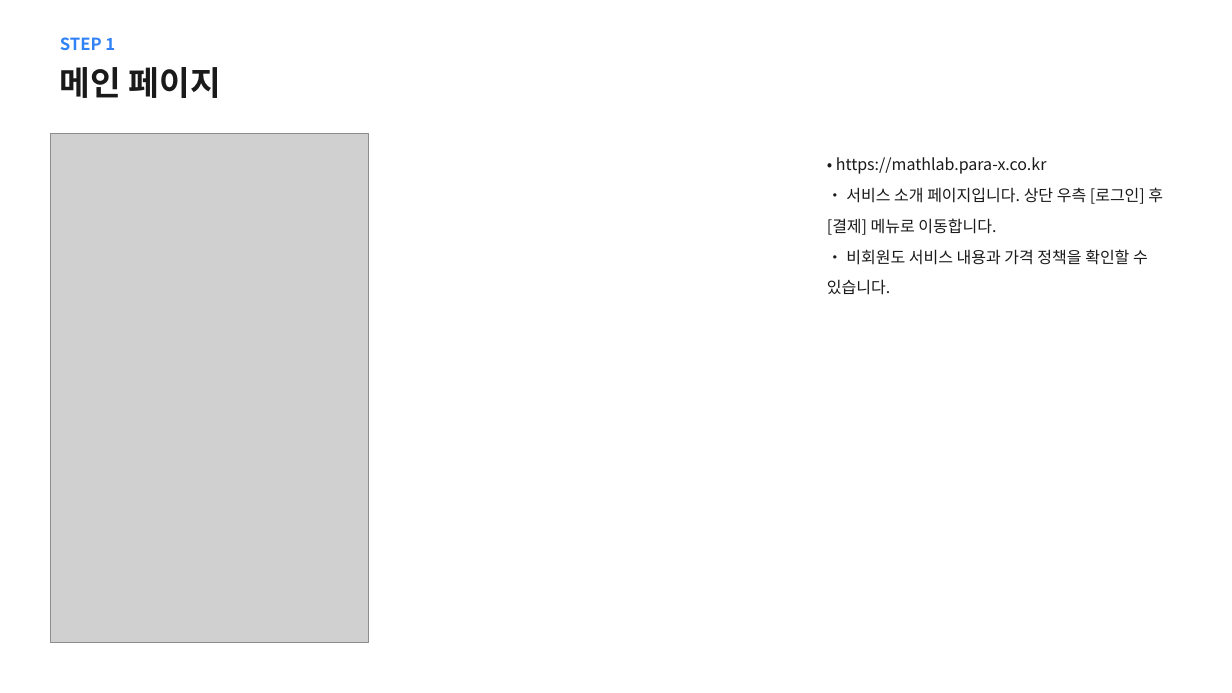
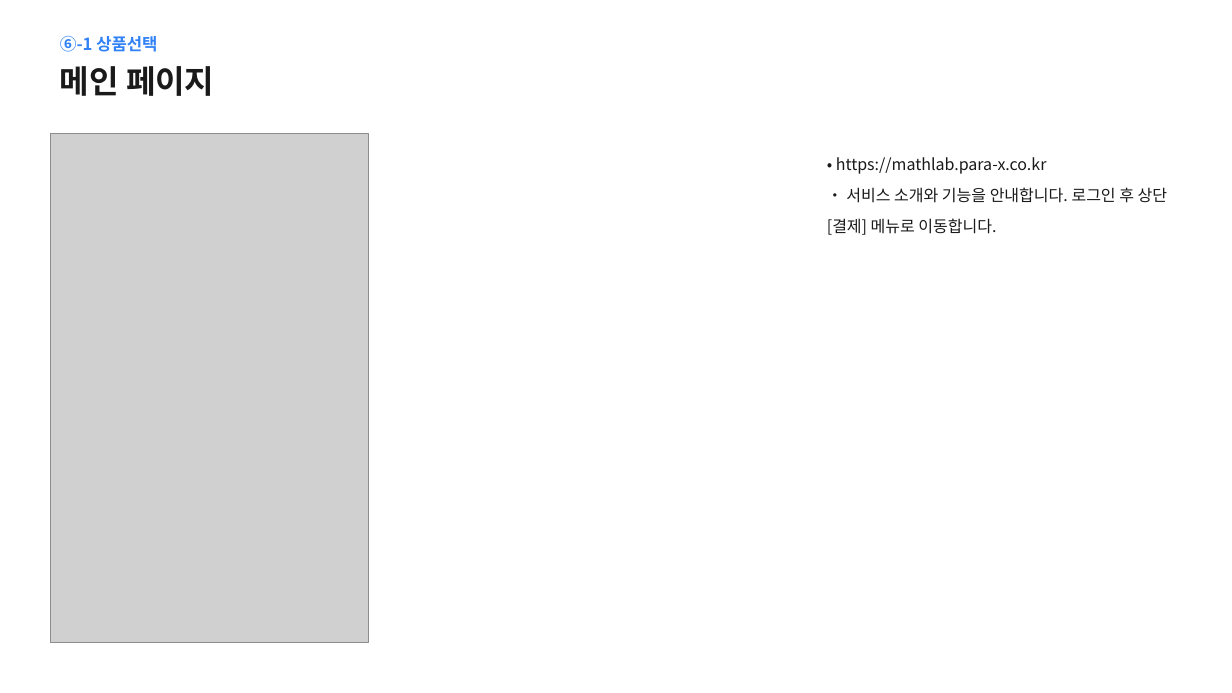
Before and after one commit to BIGSHOL/mathlab, a slide deck: slide 6 of docs/토스페이먼츠_결제경로_파라엑스.pptx (slide 2 before the commit). Drawn at 1232x693 pixels with LibreOffice and Linux fonts; fonts in the diff are those of the drawing; grey boxes stand for pictures. Boxes give left, top, right and bottom in pixels: in the first picture for what was removed or moved away, otherwise in the second. Text is boxed around its words. In the diff, an @@ line names an element or a change of style, - is before the commit and + after.

```diff
--- a/docs/토스페이먼츠_결제경로_파라엑스.pptx
+++ b/docs/토스페이먼츠_결제경로_파라엑스.pptx
@@ text "메인 페이지" at <box>60,66,214,96</box>: size 26 to 25 pt @@
@@ text at <box>60,36,157,52</box>: text changed @@
-STEP 1
+⑥-1 상품선택
@@ text at <box>827,187,1167,235</box>: text changed @@
-• 서비스 소개 페이지입니다. 상단 우측 [로그인] 후 [결제] 메뉴로 이동합니다.
-• 비회원도 서비스 내용과 가격 정책을 확인할 수 있습니다.
+• 서비스 소개와 기능을 안내합니다. 로그인 후 상단 [결제] 메뉴로 이동합니다.
```
Also in this commit, not shown: 7 other slides changed, 6 slides added, 1 other file.
